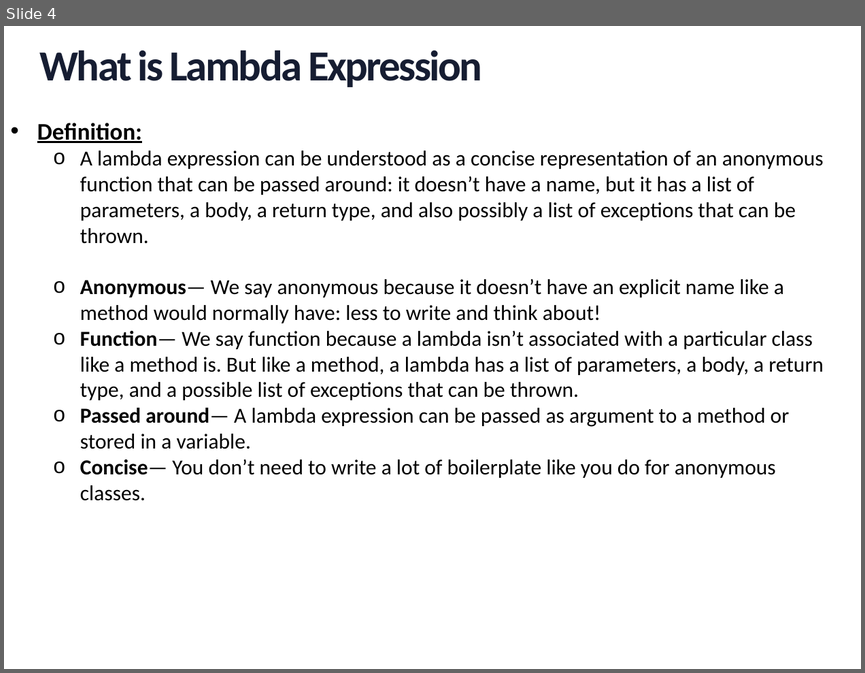
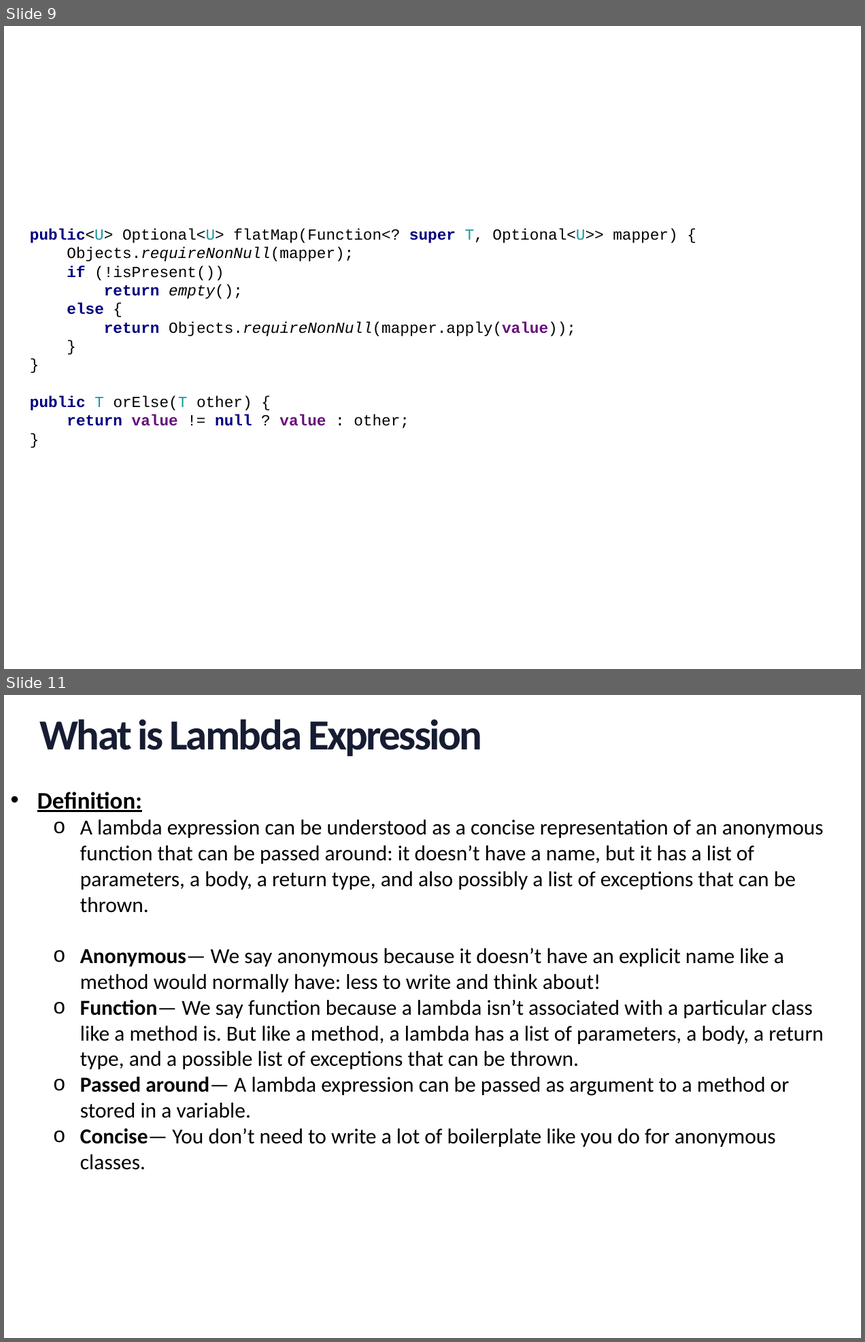
Before and after one commit to minhntk/jdk8, a slide deck: document/Lambda Expression.pptx. Shown one above the other, each under a label of ours: slide 4 before the commit, slides 9 and 11 after it; the slides between them are not shown. The pictures are 865x673 and 865x1342 pixels, drawn with LibreOffice and Linux fonts; fonts in the diff are those of the drawing; background and template pictures are left out. Boxes give left, top, right and bottom in pixels: in the first picture for what was removed or moved away, otherwise in the second. Text is boxed around its words. In the diff, an @@ line names an element or a change of style, - is before the commit and + after.

```diff
--- a/document/Lambda Expression.pptx
+++ b/document/Lambda Expression.pptx
@@ slide 9 added at <box>4,26,861,669</box>, background picture (left out) @@
@@ text added at <box>30,228,677,428</box>, 13 pt, text #000000 @@
+public<U> Optional<U> flatMap(Function<? super T, Optional<U>> mapper) {
+Objects.requireNonNull(mapper);
+if (!isPresent())
+return empty();
+else {
+return Objects.requireNonNull(mapper.apply(value));
+}
+}
+public T orElse(T other) {
+return value != null ? value : other;
+}
@@ what was slide 4 is now slide 11 @@
```
Also in this commit, not shown: 2 slides changed, 7 other slides added, 1 slide removed, 4 other files.
